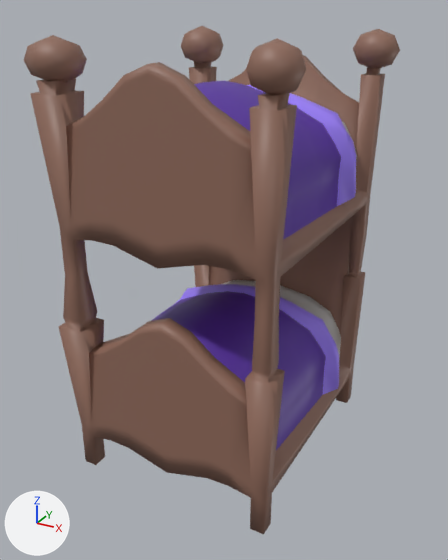
The FBX model Assets/Props - FBX/props_superposed_bed.fbx: old version first, new version second.
The view is the same before and after, from a 50 mm lens placed at (3.34, -6.53, 5.3), pointed at (-0.16, -0.17, 2.13). Lighting does not change. The marker at lower left points along +X, +Y and +Z. The first picture is the older version.

In view in the first picture: 'props_double_bed'.
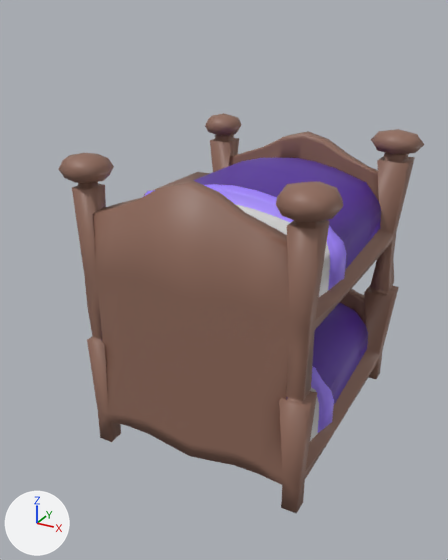
Commit message: new props

Location of each change, [x1, y1, x2, y2] in pixels of the pictures (448 x 560 px; the box of a moved part takes in the faces that stretch with it):
'props_double_bed', reshaped, rescaled (21% shorter): before [24, 26, 400, 534]; after [58, 113, 424, 513]
part 1 of me_cube_060, moved or reshaped: before [30, 55, 385, 534]; after [72, 131, 415, 513]
part 2 of me_cube_060, moved or reshaped: before [24, 35, 87, 82]; after [371, 129, 424, 154]
part 3 of me_cube_060, moved or reshaped: before [353, 29, 400, 68]; after [58, 153, 114, 183]
part 4 of me_cube_060, moved or reshaped: before [246, 38, 306, 95]; after [205, 113, 241, 136]
part 5 of me_cube_060, moved or reshaped: before [181, 26, 224, 64]; after [276, 181, 343, 222]
part 6 of me_cube_060, added (mostly hidden): after [144, 172, 211, 195]

The change, as a diff of the scene's bpy script:
```diff
--- a/Assets/Props - FBX/props_superposed_bed.fbx.py
+++ b/Assets/Props - FBX/props_superposed_bed.fbx.py
@@ me_cube_060 @@
 # used by ob_props_double_bed; location = (0.0, 0.0, 0.0); rotation_euler = (0.0, 0.0, -3.142), in degrees (0, 0, -180); scale = (0.01, 0.01, 0.01)
-me_cube_060.from_pydata(...)  # 1118 vertices, 1117 faces; spans x -145.0..149.0, y -139.0..199.0, z 0.0..508.0
+me_cube_060.from_pydata(...)  # 1206 vertices, 1217 faces; spans x -2.0..2.0, y -2.0..2.0, z 0.0..4.0
+# me_cube_060 part 1: the loose piece of 1014 vertices spanning x -133.0..136.0, y -125.0..191.0, z 0.0..485.0 is scaled about the mesh origin by (-0.0113, -0.0113, 0.00754)
+# me_cube_060 part 2: the loose piece of 26 vertices spanning x 85.0..149.0, y 144.0..199.0, z 461.0..506.0 is scaled about the mesh origin by (-0.0113, -0.0113, 0.00754)
+# me_cube_060 part 3: the loose piece of 26 vertices spanning x -145.0..-88.0, y -136.0..-85.0, z 462.0..508.0 is scaled about the mesh origin by (-0.0113, -0.0113, 0.00754)
+# me_cube_060 part 4: the loose piece of 26 vertices spanning x -143.0..-91.0, y 145.0..196.0, z 462.0..508.0 is scaled about the mesh origin by (-0.0113, -0.0113, 0.00754)
+# me_cube_060 part 5: the loose piece of 26 vertices spanning x 89.0..147.0, y -139.0..-79.0, z 458.0..508.0 is scaled about the mesh origin by (-0.0113, -0.0113, 0.00754)
+# me_cube_060 part 6: a new loose piece of 88 vertices spanning x 1.0..2.0, y -2.0..0.0, z 0.0..3.0, in mat_material_025 (brown #906b5c)
 me_cube_060.materials.append(mat_material_025)
@@ ob_props_double_bed @@
 ob_props_double_bed.rotation_euler = (0.0, 0.0, -3.142)  # degrees (0, 0, -180)
-ob_props_double_bed.scale = (0.01, 0.01, 0.01)
```
